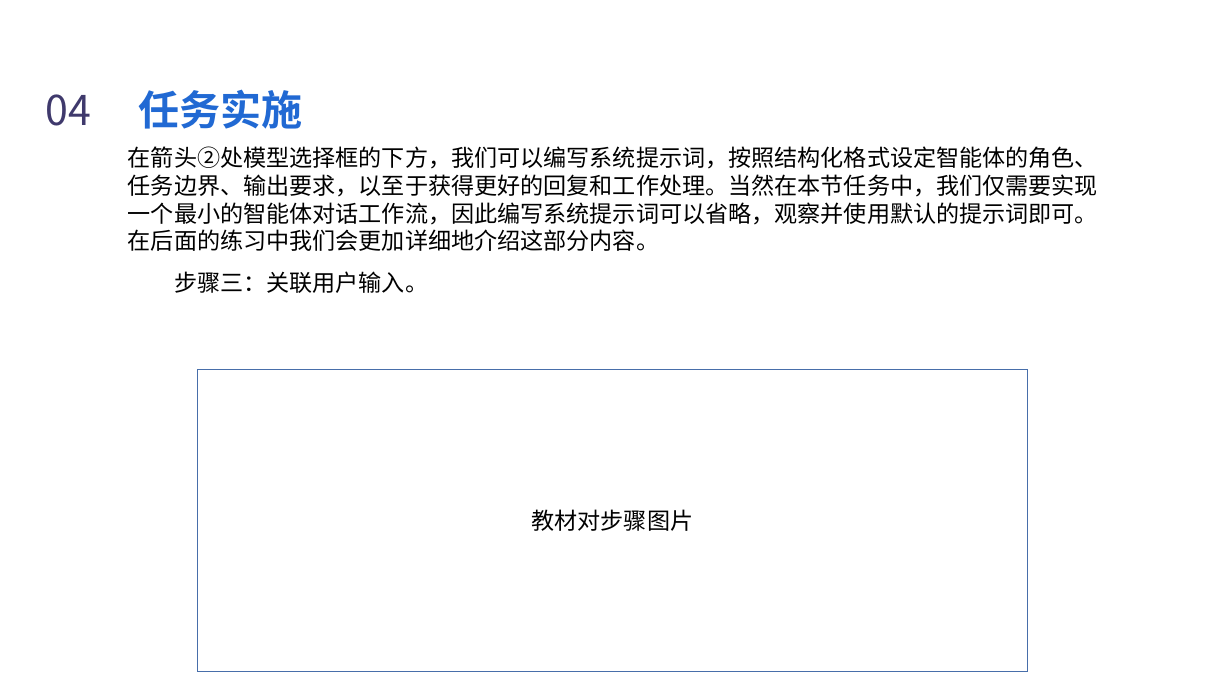
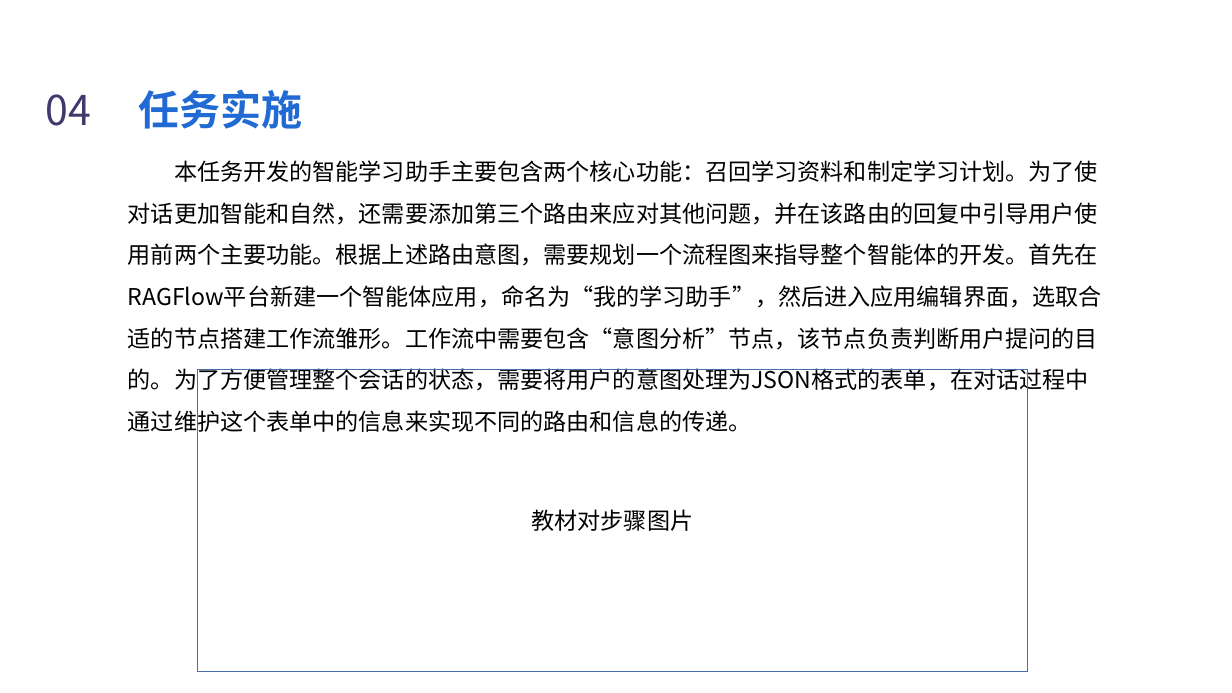
Before and after one commit to Silence1628/Ai_PPT, a slide deck: slide 4 of perception_ppt/perception_output/task/task1_implementation.pptx (slide 6 before the commit). Drawn at 1232x693 pixels with LibreOffice and Linux fonts; fonts in the diff are those of the drawing; background and template pictures are left out. Boxes give left, top, right and bottom in pixels: in the first picture for what was removed or moved away, otherwise in the second. Text is boxed around its words. In the diff, an @@ line names an element or a change of style, - is before the commit and + after.

```diff
--- a/perception_ppt/perception_output/task/task1_implementation.pptx
+++ b/perception_ppt/perception_output/task/task1_implementation.pptx
@@ text at (128,160,1102,435): text changed @@
-在箭头②处模型选择框的下方，我们可以编写系统提示词，按照结构化格式设定智能体的角色、任务边界、输出要求，以至于获得更好的回复和工作处理。当然在本节任务中，我们仅需要实现一个最小的智能体对话工作流，因此编写系统提示词可以省略，观察并使用默认的提示词即可。在后面的练习中我们会更加详细地介绍这部分内容。
-步骤三：关联用户输入。
+本任务开发的智能学习助手主要包含两个核心功能：召回学习资料和制定学习计划。为了使对话更加智能和自然，还需要添加第三个路由来应对其他问题，并在该路由的回复中引导用户使用前两个主要功能。根据上述路由意图，需要规划一个流程图来指导整个智能体的开发。首先在RAGFlow平台新建一个智能体应用，命名为“我的学习助手”，然后进入应用编辑界面，选取合适的节点搭建工作流雏形。工作流中需要包含“意图分析”节点，该节点负责判断用户提问的目的。为了方便管理整个会话的状态，需要将用户的意图处理为JSON格式的表单，在对话过程中通过维护这个表单中的信息来实现不同的路由和信息的传递。
```
Also in this commit, not shown: 10 other slides changed, 2 slides added, 6 slides removed, 10 other files.
